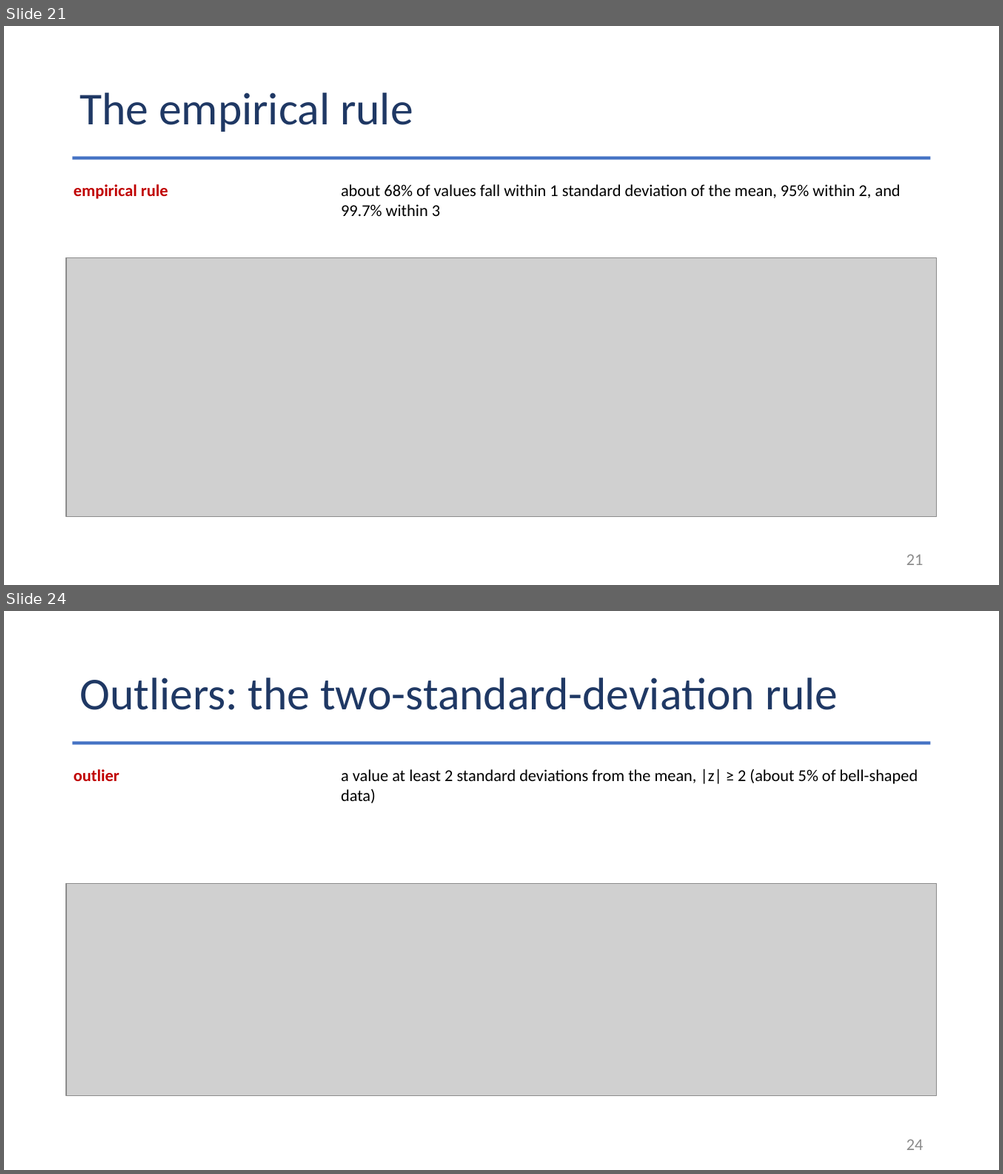
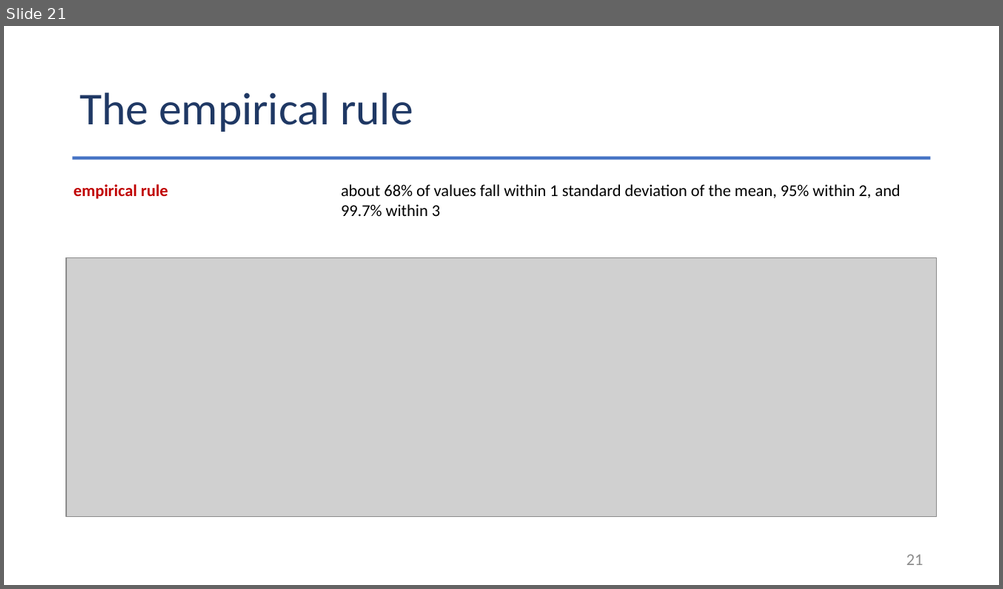
Before and after one commit to Jarred6068/Kvamme_UI_STAT251, a slide deck: docs/lecture_slides/Week 6/Week6_Lecture12_Slides_9_28_2026.pptx. Shown one above the other, each under a label of ours: slides 21 and 24 before the commit, slide 21 after it; the slides between them are not shown. The pictures are 1003x1174 and 1003x589 pixels, drawn with LibreOffice and Linux fonts; fonts in the diff are those of the drawing; grey boxes stand for pictures. Boxes give left, top, right and bottom in pixels: in the first picture for what was removed or moved away, otherwise in the second. Text is boxed around its words. In the diff, an @@ line names an element or a change of style, - is before the commit and + after.

```diff
--- a/docs/lecture_slides/Week 6/Week6_Lecture12_Slides_9_28_2026.pptx
+++ b/docs/lecture_slides/Week 6/Week6_Lecture12_Slides_9_28_2026.pptx
@@ slide 24 removed at (4,611,999,1170), background #FFFFFF @@
@@ title removed at (79,678,837,710) @@
-Outliers: the two-standard-deviation rule
@@ rectangle removed at (73,741,930,744) @@
@@ text removed at (74,769,119,781) @@
-outlier
@@ text removed at (341,769,918,803) @@
-a value at least 2 standard deviations from the mean, |z| ≥ 2 (about 5% of bell-shaped data)
@@ picture removed at (66,884,936,1096) @@
@@ page number removed at (906,1139,923,1150) @@
-24
```
Also in this commit, not shown: 16 other slides removed, 37 other files.
